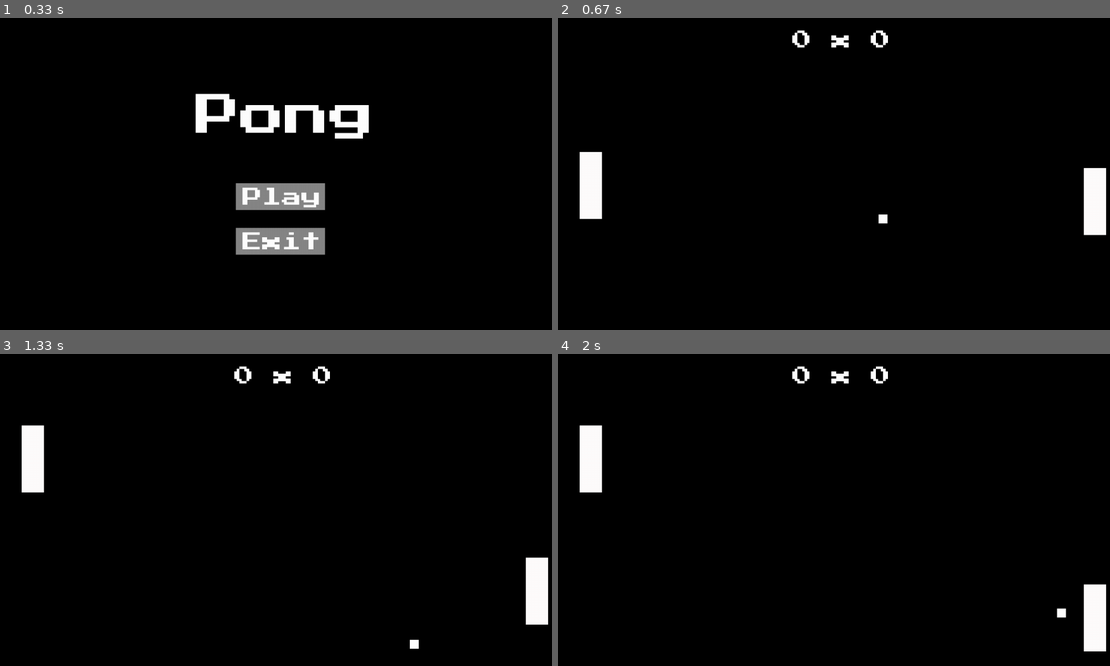
Above: before the commit, frames 1-4 (two rows, left to right).
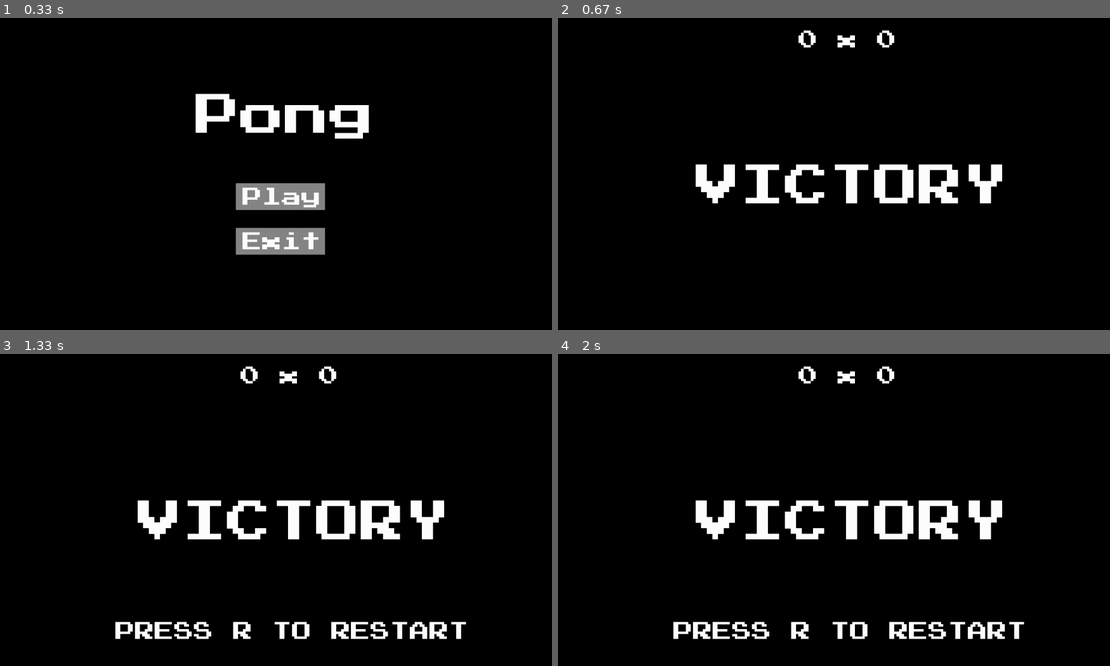
Above: after the commit, the same moments.

Repository: angelo-filho/activity-4-5
Game: pygame game, started from pong2/mypongpygame.py
Same seed, same stepped clock (60 frames per second), same inputs: the game is played once before the commit and once after it.
Inputs (mouse positions are in pixels of both pictures, inside the frame that each line leads up to):
- Up to frame 1 (0.33 s): no input
- Up to frame 2 (0.67 s): click (822, 192) at 0.38 s
- Up to frame 3 (1.33 s): hold Up 0.67-1.13 s; move the mouse to (287, 534) at 0.7 s
- Up to frame 4 (2 s): no input

Frame 1 is identical in both runs. In frame 2, 5.8% of the frame differs, in the area x 3-100%, y 3-70%; in frame 3, 7.5%; in frame 4, 7.5%, in the area x 3-100%, y 3-96%.

Commit message:
Add restart animation

Diff:
--- a/pong2/mypongpygame.py
+++ b/pong2/mypongpygame.py
@@ -19,15 +19,14 @@
 
 # score text
 score_font = pygame.font.Font('assets/PressStart2P.ttf', 44)
-score_text = score_font.render('00 x 00', True, COLOR_WHITE, COLOR_BLACK)
+score_text = score_font.render('0 x 0', True, COLOR_WHITE, COLOR_BLACK)
 score_text_rect = score_text.get_rect()
-score_text_rect.center = (680, 50)
+score_text_rect.center = (650, 50)
 
 # victory text
 victory_font = pygame.font.Font('assets/PressStart2P.ttf', 100)
-victory_text = victory_font.render('VICTORY', True, COLOR_WHITE, COLOR_BLACK)
 victory_text_rect = score_text.get_rect()
-victory_text_rect.center = (450, 350)
+victory_text_rect.center = (420, 350)
 
 
 def draw_text(text, font, color, surface, x, y):
@@ -190,7 +189,7 @@
 ball = Ball("assets/ball.png", 640, 360)
 
 # score
-score_1 = 0
+score_1 = 2
 score_2 = 0
 
 # game loop
@@ -318,8 +317,12 @@
             draw_text('PRESS R TO RESTART', score_font, COLOR_WHITE, screen, 260, 600)
             if press_r_frames >= 60:
                 press_r_frames = 0
+
+        if score_1 == SCORE_MAX:
+            draw_text("VICTORY", victory_font, COLOR_WHITE, screen, victory_text_rect.x, victory_text_rect.y)
+        else:
+            draw_text("DEFEAT", victory_font, COLOR_WHITE, screen, 360, victory_text_rect.y)
         screen.blit(score_text, score_text_rect)
-        screen.blit(victory_text, victory_text_rect)
 
     # update screen
     pygame.display.flip()
